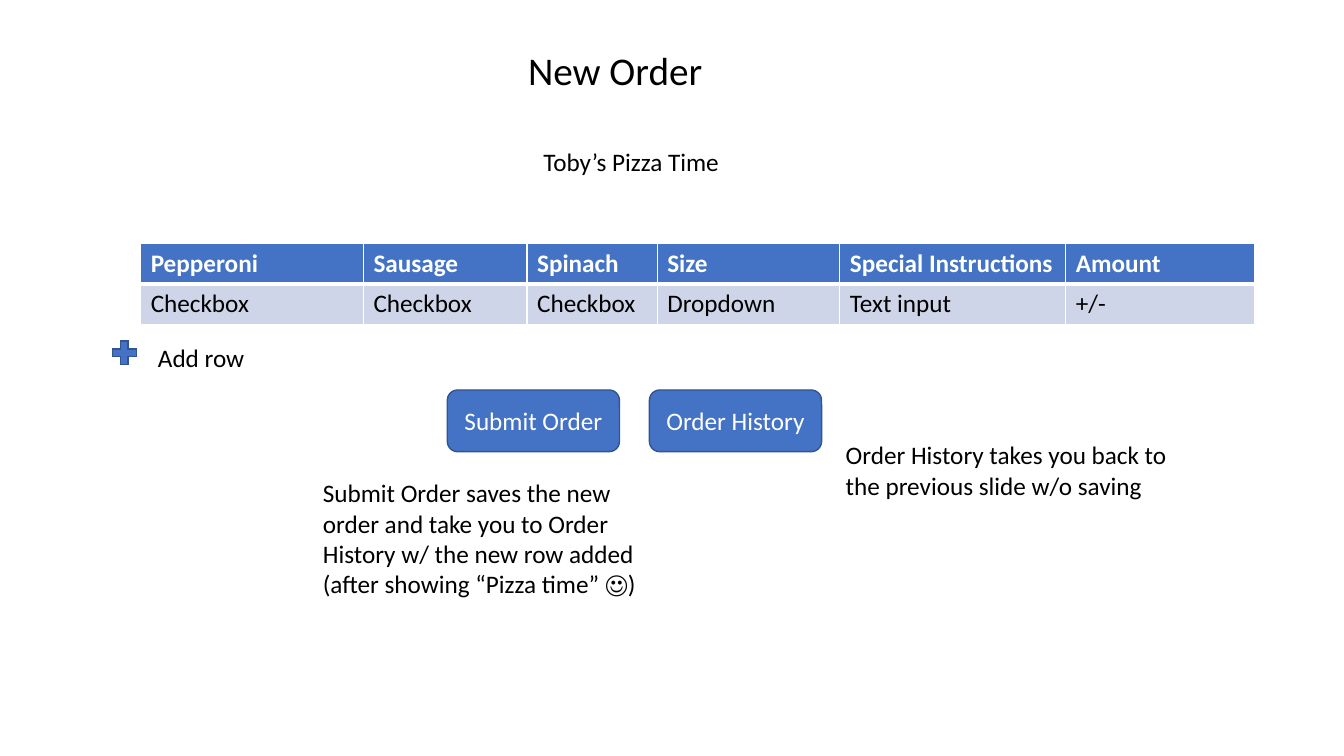
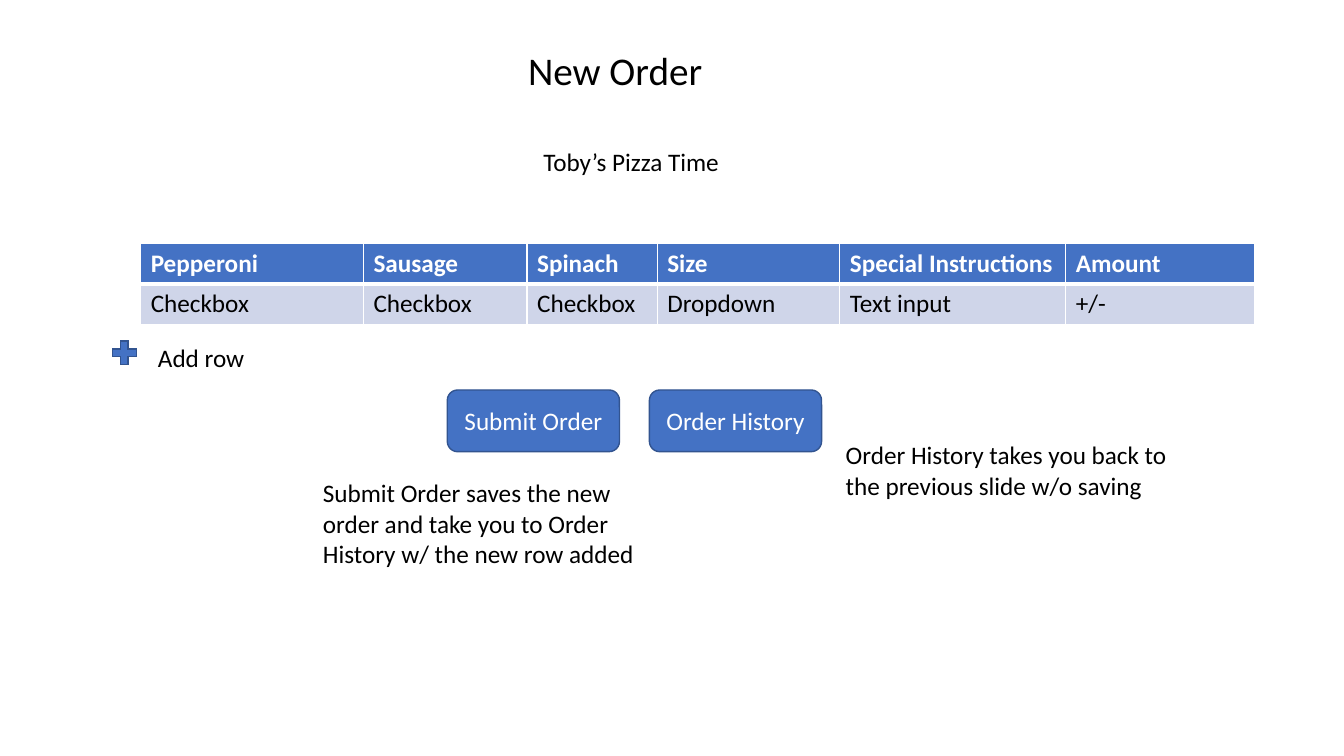
Before and after one commit to Michael-Salato/React-Redux-Webpage-Table, a slide deck: slide 2 of Table design.pptx. Drawn at 1344x756 pixels with LibreOffice and Linux fonts; fonts in the diff are those of the drawing. Boxes give left, top, right and bottom in pixels: in the first picture for what was removed or moved away, otherwise in the second. Text is boxed around its words. In the diff, an @@ line names an element or a change of style, - is before the commit and + after.

Commit message:
added id to NewPizza and updated powerpoint

```diff
--- a/Table design.pptx
+++ b/Table design.pptx
@@ text at [323, 484, 633, 567]: text changed @@
-Submit Order saves the new order and take you to Order History w/ the new row added (after showing “Pizza time” ☺)
+Submit Order saves the new order and take you to Order History w/ the new row added
```
Also in this commit, not shown: 1 other file.
